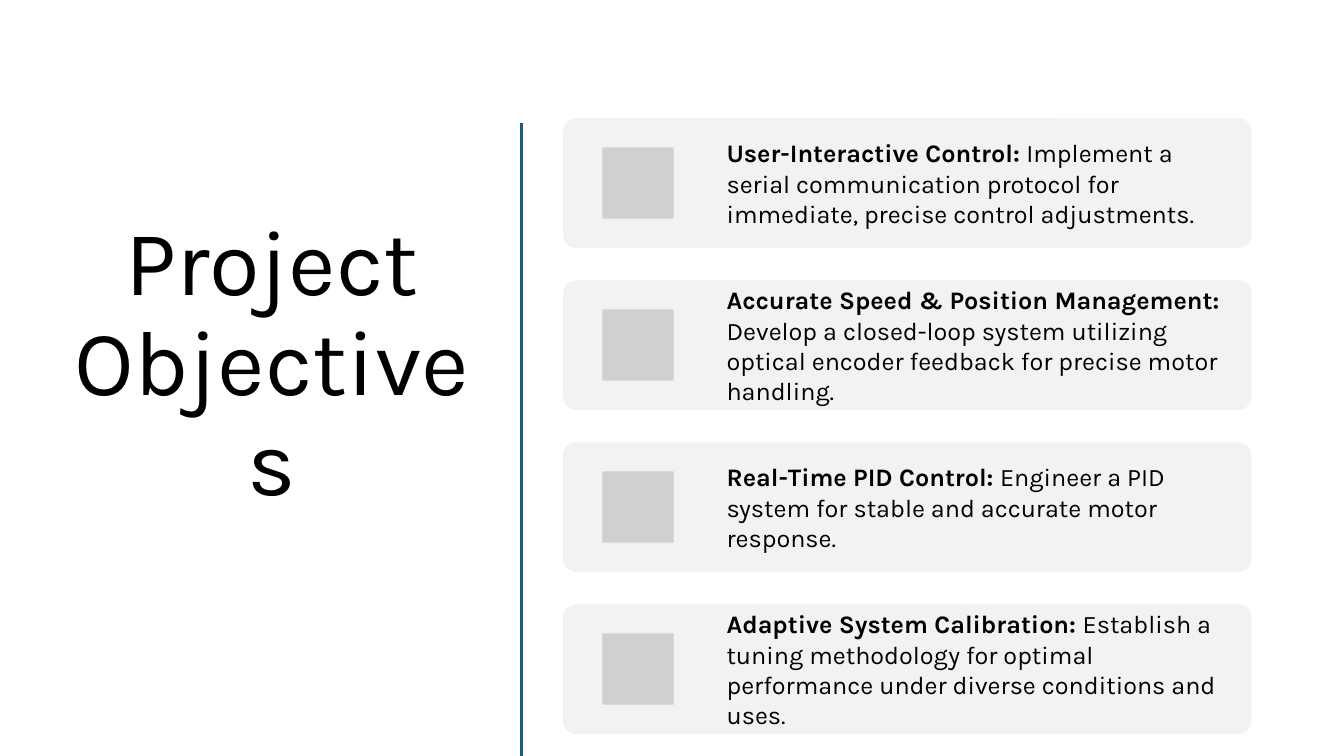
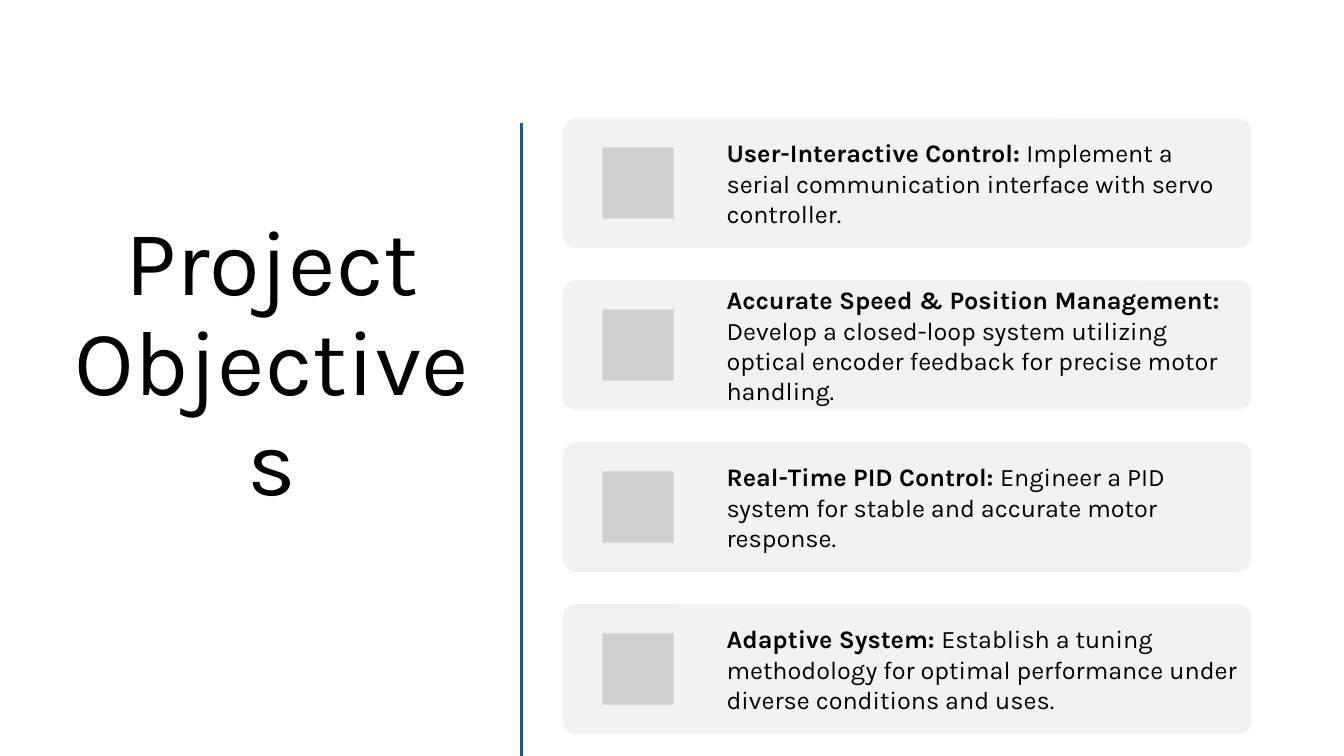
Before and after one commit to BashirAbu/FYP, a slide deck: slide 6 of FYP_1/presentation/FYP1.pptx. Drawn at 1344x756 pixels with LibreOffice and Linux fonts; fonts in the diff are those of the drawing; grey boxes stand for pictures. Boxes give left, top, right and bottom in pixels: in the first picture for what was removed or moved away, otherwise in the second. Text is boxed around its words. In the diff, an @@ line names an element or a change of style, - is before the commit and + after.

```diff
--- a/FYP_1/presentation/FYP1.pptx
+++ b/FYP_1/presentation/FYP1.pptx
@@ text at [727, 144, 1214, 224]: text changed @@
-User-Interactive Control: Implement a serial communication protocol for immediate, precise control adjustments.
+User-Interactive Control: Implement a serial communication interface with servo controller.
@@ text at [727, 630, 1236, 710]: text changed @@
-Adaptive System Calibration: Establish a tuning methodology for optimal performance under diverse conditions and uses.
+Adaptive System: Establish a tuning methodology for optimal performance under diverse conditions and uses.
```
Also in this commit, not shown: 10 other slides changed, 1 slide removed, 2 other files.
